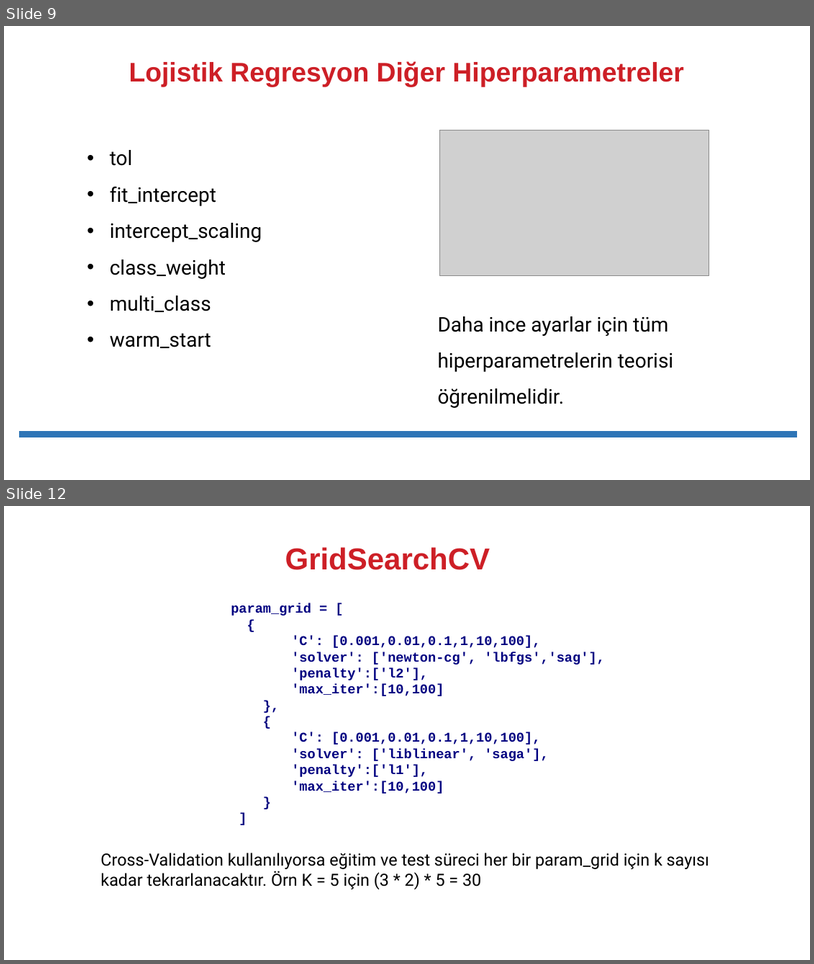
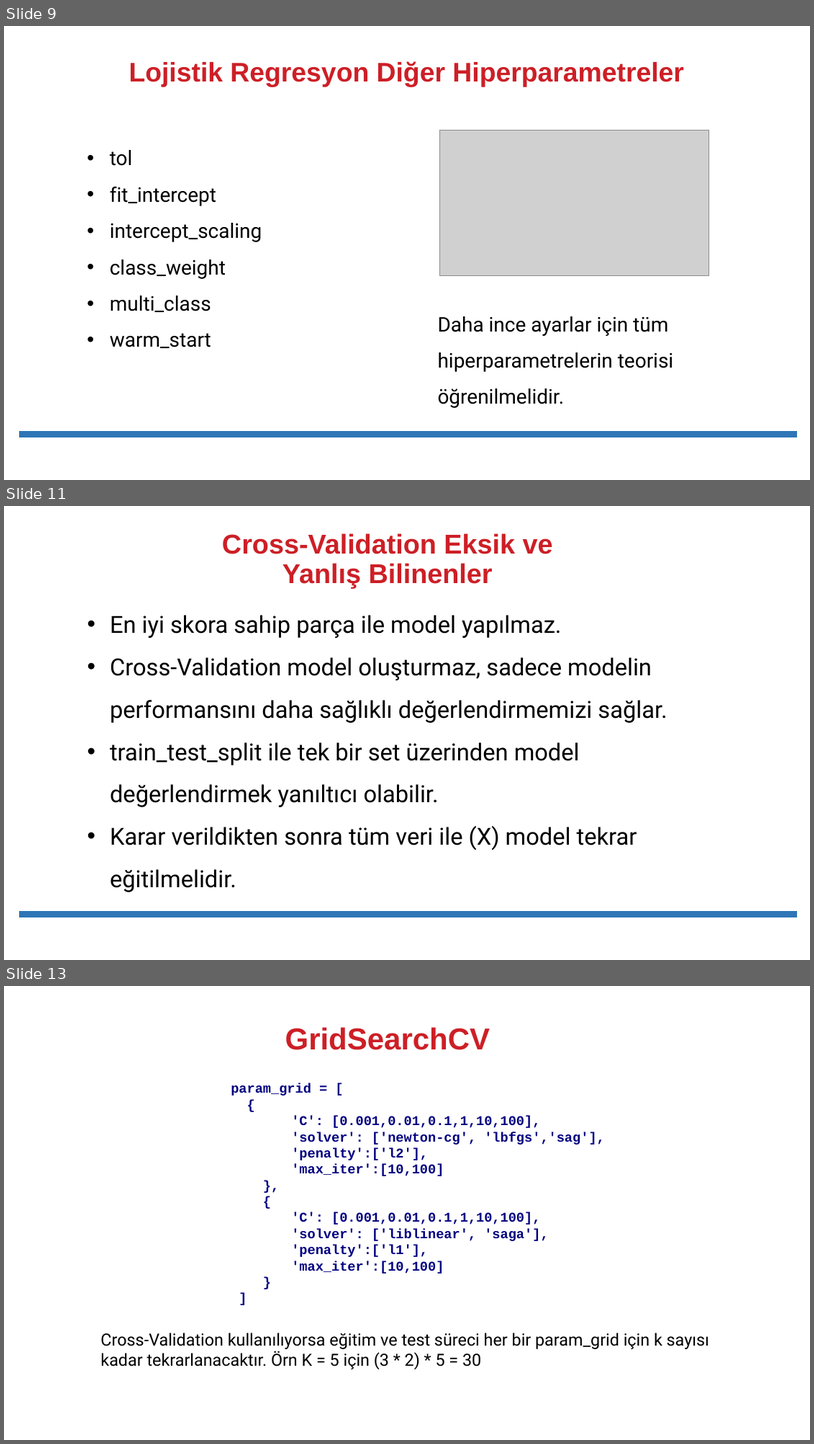
Before and after one commit to erkansirin78/preprocessing-analysis-ml-dl-big-data, a slide deck: presentations/05_Model_Tuning_Hiperparametreleri_Ayarlama.pptx. Shown one above the other, each under a label of ours: slides 9 and 12 before the commit, slides 9, 11 and 13 after it; the slides between them are not shown. The pictures are 814x964 and 814x1444 pixels, drawn with LibreOffice and Linux fonts; fonts in the diff are those of the drawing; grey boxes stand for pictures. Boxes give left, top, right and bottom in pixels: in the first picture for what was removed or moved away, otherwise in the second. Text is boxed around its words. In the diff, an @@ line names an element or a change of style, - is before the commit and + after.

```diff
--- a/presentations/05_Model_Tuning_Hiperparametreleri_Ayarlama.pptx
+++ b/presentations/05_Model_Tuning_Hiperparametreleri_Ayarlama.pptx
@@ slide 11 added at box(4, 506, 810, 960), background #FFFFFF @@
@@ title added at box(222, 533, 553, 589), 32.4 pt, text #CD1F26, bold @@
+Cross-Validation Eksik ve Yanlış Bilinenler
@@ text added at box(110, 615, 667, 892), 28 pt, text #000000 @@
+• En iyi skora sahip parça ile model yapılmaz.
+• Cross-Validation model oluşturmaz, sadece modelin performansını daha sağlıklı değerlendirmemizi sağlar.
+• train_test_split ile tek bir set üzerinden model değerlendirmek yanıltıcı olabilir.
+• Karar verildikten sonra tüm veri ile (X) model tekrar eğitilmelidir.
@@ line added from (19, 914) to (797, 914), #2E75B6 8 pt @@
@@ what was slide 12 is now slide 13 @@
```
Also in this commit, not shown: 2 slides changed, 9 other files.
